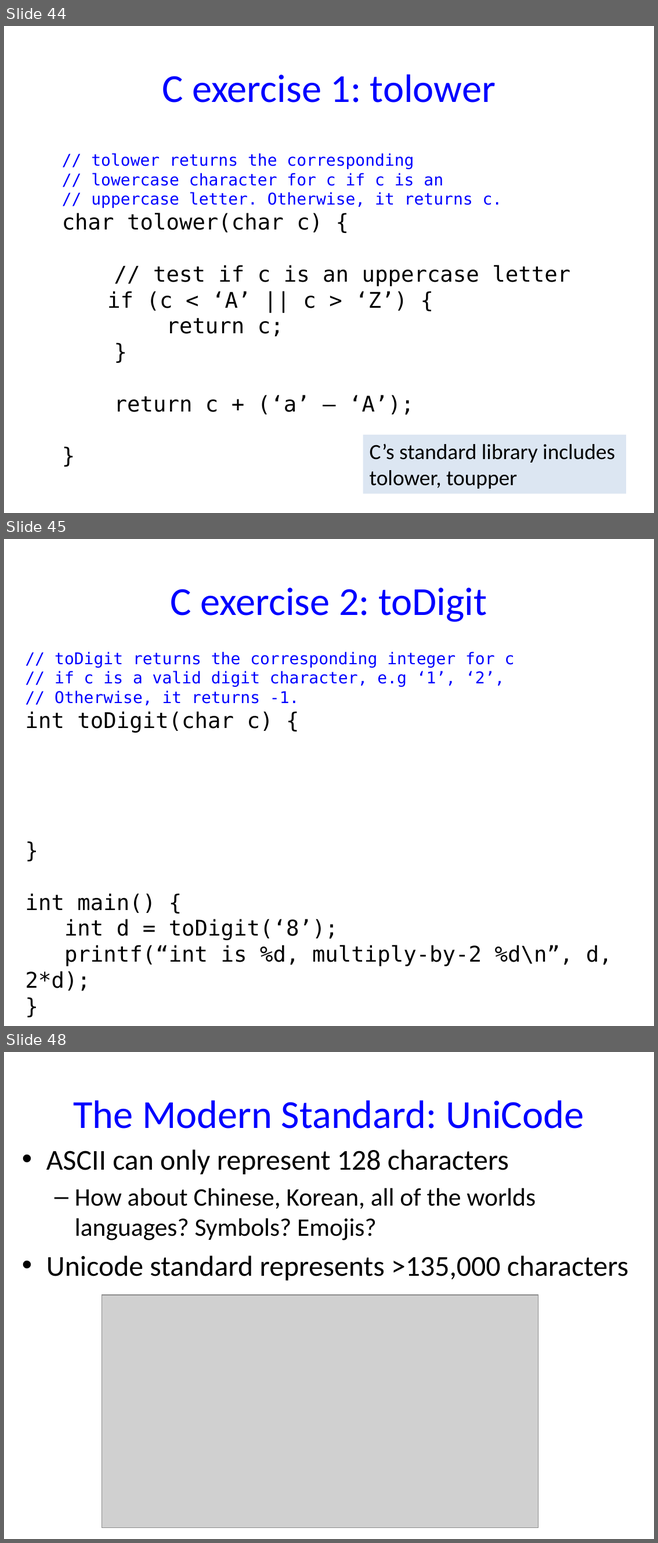
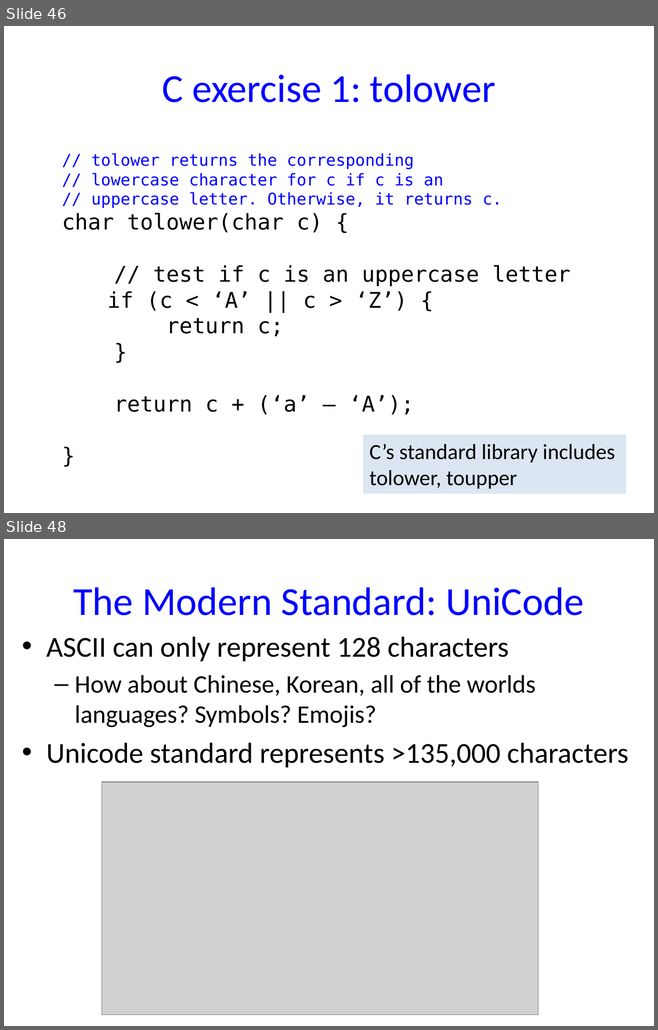
Before and after one commit to NYU-CSO/nyu-cso.github.io, a slide deck: notes/06-char-string.pptx. Shown one above the other, each under a label of ours: slides 44, 45 and 48 before the commit, slides 46 and 48 after it; the slides between them are not shown. The pictures are 658x1543 and 658x1030 pixels, drawn with LibreOffice and Linux fonts; fonts in the diff are those of the drawing; grey boxes stand for pictures. Boxes give left, top, right and bottom in pixels: in the first picture for what was removed or moved away, otherwise in the second. Text is boxed around its words. In the diff, an @@ line names an element or a change of style, - is before the commit and + after.

```diff
--- a/notes/06-char-string.pptx
+++ b/notes/06-char-string.pptx
@@ slide 45 removed at bbox=[4, 539, 654, 1026], background #FFFFFF @@
@@ title removed at bbox=[170, 588, 487, 622] @@
-C exercise 2: toDigit
@@ text removed at bbox=[25, 652, 612, 991] @@
-// toDigit returns the corresponding integer for c
-// if c is a valid digit character, e.g ‘1’, ‘2’,
-// Otherwise, it returns -1.
-int toDigit(char c) {
-}
-int main() {
-int d = toDigit(‘8’);
-printf(“int is %d, multiply-by-2 %d\n”, d, 2*d);
-}
@@ what was slide 44 is now slide 46 @@
```
Also in this commit, not shown: 2 slides changed, 2 slides added, 1 other slide removed, 1 other file.
